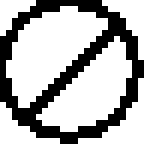
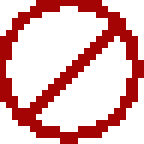
Layers edited between the first and the second 144 × 144 image:
painted on "Layer" over [24, 24, 120, 120]
painted on "Background" over [0, 0, 144, 144]
